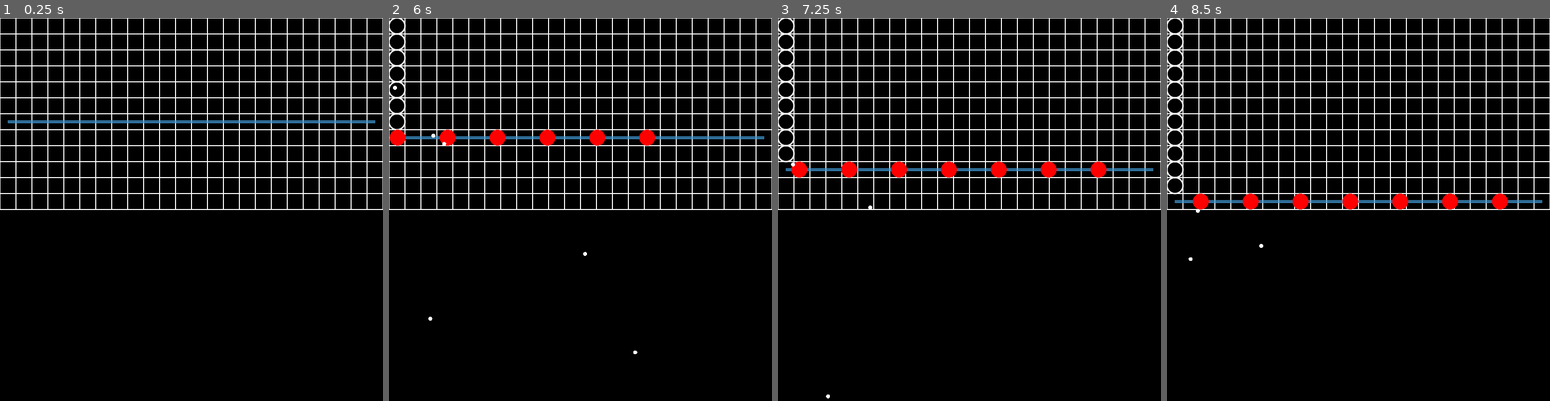
Above: before the commit, frames 1-4 (left to right).
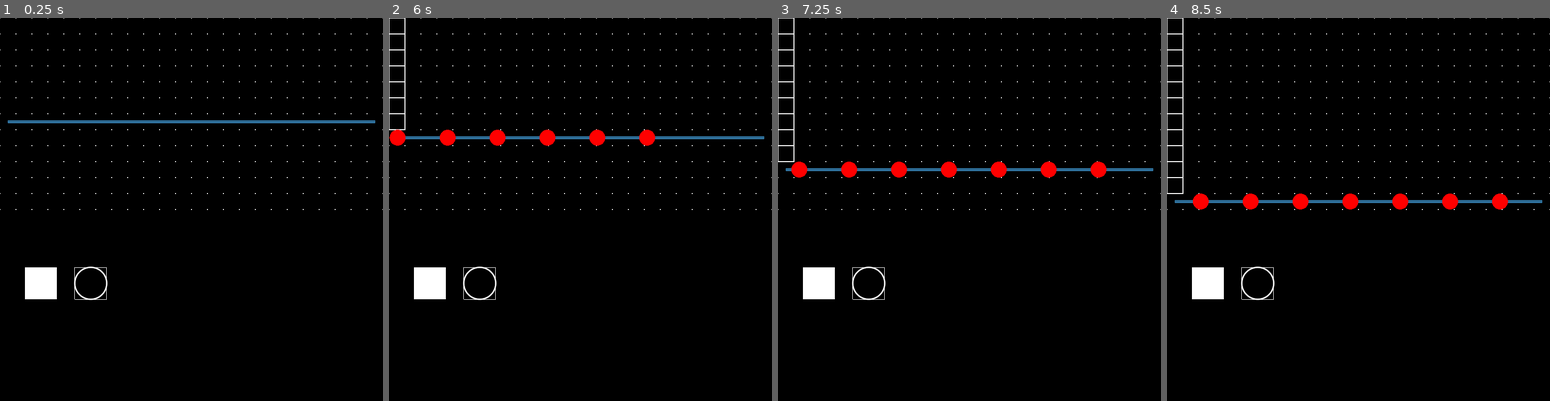
Above: after the commit, the same moments.

Repository: p42ul/Towers
Game: Godot game, scene res://global/Main.tscn
Same seed, same stepped clock (60 frames per second), same inputs: the game is played once before the commit and once after it. Before the commit the project starts from res://Main.tscn.
Inputs (mouse positions are in pixels of both pictures, inside the frame that each line leads up to):
- Up to frame 1 (0.25 s): no input
- Up to frame 2 (6 s): tap Enter at 0.5 s; move the mouse to (392, 21) at 0.52 s; press the mouse at (392, 21) at 0.53 s; right-click (392, 21) at 0.8 s; move the mouse to (392, 37) at 1.27 s; release the mouse at (392, 37) at 1.28 s; right-click (392, 37) at 1.35 s; click (392, 37) at 1.55 s; move the mouse to (392, 52) at 2.02 s; press the mouse at (392, 52) at 2.03 s; right-click (392, 52) at 2.3 s; move the mouse to (392, 71) at 2.77 s; release the mouse at (392, 71) at 2.78 s; right-click (392, 71) at 2.85 s; click (392, 71) at 3.05 s; move the mouse to (392, 86) at 3.52 s; press the mouse at (392, 86) at 3.53 s; right-click (392, 86) at 3.8 s; move the mouse to (392, 102) at 4.27 s; release the mouse at (392, 102) at 4.28 s; right-click (392, 102) at 4.35 s; click (392, 102) at 4.55 s; move the mouse to (392, 117) at 5.02 s; press the mouse at (392, 117) at 5.03 s; right-click (392, 117) at 5.3 s; move the mouse to (392, 132) at 5.77 s; release the mouse at (392, 132) at 5.78 s; right-click (392, 132) at 5.85 s
- Up to frame 3 (7.25 s): click (781, 132) at 6.05 s; move the mouse to (781, 148) at 6.52 s; press the mouse at (781, 148) at 6.53 s; right-click (781, 148) at 6.8 s
- Up to frame 4 (8.5 s): move the mouse to (1170, 167) at 7.27 s; release the mouse at (1170, 167) at 7.28 s; right-click (1170, 167) at 7.35 s; click (1170, 167) at 7.55 s; move the mouse to (1170, 182) at 8.02 s; press the mouse at (1170, 182) at 8.03 s; right-click (1170, 182) at 8.3 s

The runs differ from the first frame. In frame 1, 6.8% of the frame differs, in the area x 0-100%, y 0-74%; in frame 2, 6.9%; in frame 3, 6.9%; in frame 4, 6.9%.

Commit message:
Add two kinds of towers.

Diff:
--- /dev/null
+++ b/buttons/BaseButton.gd
@@ -0,0 +1,16 @@
+extends Node2D
+
+func _ready():
+	BuildTools.connect("tool_changed", self, "_on_tool_changed")
+	# This is the default tool, so start with it filled
+	$RectDrawer.filled = true
+
+func _on_Area2D_input_event(viewport, event, shape_idx):
+	if Input.is_action_pressed("select"):
+		BuildTools.set_tool(BuildTools.BUILD_BASIC)
+
+func _on_tool_changed(new_tool):
+	if new_tool == BuildTools.BUILD_BASIC:
+		$RectDrawer.filled = true
+	else:
+		$RectDrawer.filled = false
--- /dev/null
+++ b/buttons/BaseButton.tscn
@@ -0,0 +1,23 @@
+[gd_scene load_steps=4 format=2]
+
+[ext_resource path="res://drawing/RectDrawer.tscn" type="PackedScene" id=1]
+[ext_resource path="res://buttons/BaseButton.gd" type="Script" id=2]
+
+[sub_resource type="RectangleShape2D" id=3]
+extents = Vector2( 32, 32 )
+
+[node name="BaseButton" type="Node2D"]
+position = Vector2( 50, 500 )
+script = ExtResource( 2 )
+
+[node name="RectDrawer" parent="." instance=ExtResource( 1 )]
+width = 64
+height = 64
+
+[node name="Area2D" type="Area2D" parent="."]
+position = Vector2( 32, 32 )
+
+[node name="CollisionShape2D" type="CollisionShape2D" parent="Area2D"]
+shape = SubResource( 3 )
+
+[connection signal="input_event" from="Area2D" to="." method="_on_Area2D_input_event"]
--- /dev/null
+++ b/buttons/ShooterButton.gd
@@ -0,0 +1,14 @@
+extends Node2D
+
+func _ready():
+	BuildTools.connect("tool_changed", self, "_on_tool_changed")
+
+func _on_Area2D_input_event(viewport, event, shape_idx):
+	if Input.is_action_pressed("select"):
+		BuildTools.set_tool(BuildTools.BUILD_SHOOT)
+
+func _on_tool_changed(new_tool):
+	if new_tool == BuildTools.BUILD_SHOOT:
+		$ArcDrawer.filled = true
+	else:
+		$ArcDrawer.filled = false
--- /dev/null
+++ b/buttons/ShooterButton.tscn
@@ -0,0 +1,28 @@
+[gd_scene load_steps=5 format=2]
+
+[ext_resource path="res://drawing/ArcDrawer.tscn" type="PackedScene" id=1]
+[ext_resource path="res://drawing/RectDrawer.tscn" type="PackedScene" id=2]
+[ext_resource path="res://buttons/ShooterButton.gd" type="Script" id=3]
+
+[sub_resource type="RectangleShape2D" id=1]
+extents = Vector2( 32, 32 )
+
+[node name="ShooterButton" type="Node2D"]
+position = Vector2( 150, 500 )
+script = ExtResource( 3 )
+
+[node name="RectDrawer" parent="." instance=ExtResource( 2 )]
+width = 64
+height = 64
+
+[node name="ArcDrawer" parent="." instance=ExtResource( 1 )]
+position = Vector2( 16, 16 )
+radius = 32
+
+[node name="Area2D" type="Area2D" parent="."]
+position = Vector2( 32, 32 )
+
+[node name="CollisionShape2D" type="CollisionShape2D" parent="Area2D"]
+shape = SubResource( 1 )
+
+[connection signal="input_event" from="Area2D" to="." method="_on_Area2D_input_event"]
--- /dev/null
+++ b/drawing/ArcDrawer.gd
@@ -0,0 +1,15 @@
+extends Node2D
+
+export var line_width = 2.0
+export var radius = 0
+export var color = Color.white
+export var filled = false
+
+func _process(_delta):
+	self.update()
+
+func _draw():
+	if self.filled:
+		draw_circle(self.transform.get_origin(), self.radius, self.color)
+	else:
+		draw_arc(self.transform.get_origin(), self.radius, 0, 2*PI, 360, self.color, self.line_width, true)
--- /dev/null
+++ b/drawing/ArcDrawer.tscn
@@ -0,0 +1,7 @@
+[gd_scene load_steps=2 format=2]
+
+[ext_resource path="res://drawing/ArcDrawer.gd" type="Script" id=1]
+
+[node name="ArcDrawer" type="Node2D"]
+show_behind_parent = true
+script = ExtResource( 1 )
--- /dev/null
+++ b/drawing/RectDrawer.gd
@@ -0,0 +1,14 @@
+extends Node2D
+
+export var width = 0
+export var height = 0
+export var color = Color.red
+export var filled = false
+export var line_width = 1.0
+export var is_active = true
+
+func _process(_delta):
+	self.update()
+
+func _draw():
+	draw_rect(Rect2(0, 0, self.width, self.height), self.color, self.filled, self.line_width)
--- /dev/null
+++ b/drawing/RectDrawer.tscn
@@ -0,0 +1,7 @@
+[gd_scene load_steps=2 format=2]
+
+[ext_resource path="res://drawing/RectDrawer.gd" type="Script" id=1]
+
+[node name="RectDrawer" type="Node2D"]
+script = ExtResource( 1 )
+color = Color( 1, 1, 1, 1 )
--- /dev/null
+++ b/global/BuildTools.gd
@@ -0,0 +1,20 @@
+extends Node2D
+
+var shooter_instance = preload("res://towers/Tower_Shooter.tscn")
+var basic_instance = preload("res://towers/Tower_Basic.tscn")
+
+enum {BUILD_BASIC, BUILD_SHOOT}
+
+signal tool_changed(new_tool)
+
+var selected_tool = BUILD_BASIC
+var tower = basic_instance
+
+
+func set_tool(new_tool):
+	self.selected_tool = new_tool
+	if new_tool == BUILD_BASIC:
+		self.tower = basic_instance
+	elif new_tool == BUILD_SHOOT:
+		self.tower = shooter_instance
+	emit_signal("tool_changed", new_tool)
--- a/Main.tscn
+++ b/global/Main.tscn
@@ -1,7 +1,9 @@
-[gd_scene load_steps=4 format=2]
+[gd_scene load_steps=6 format=2]
 
-[ext_resource path="res://MobPath.gd" type="Script" id=1]
-[ext_resource path="res://mob/MobSpawner.gd" type="Script" id=4]
+[ext_resource path="res://buttons/ShooterButton.tscn" type="PackedScene" id=1]
+[ext_resource path="res://mob/MobSpawner.gd" type="Script" id=3]
+[ext_resource path="res://mob/MobPath.gd" type="Script" id=4]
+[ext_resource path="res://buttons/BaseButton.tscn" type="PackedScene" id=5]
 
 [sub_resource type="Curve2D" id=2]
 _data = {
@@ -11,12 +13,12 @@
 [node name="Main" type="Node2D"]
 
 [node name="MobSpawner" type="Node2D" parent="."]
-script = ExtResource( 4 )
+script = ExtResource( 3 )
 
 [node name="MobPath" type="Path2D" parent="MobSpawner"]
 z_index = 1
 curve = SubResource( 2 )
-script = ExtResource( 1 )
+script = ExtResource( 4 )
 __meta__ = {
 "_edit_group_": true
 }
@@ -30,4 +32,10 @@
 mouse_filter = 2
 border_width = 4.7
 
+[node name="Buttons" type="Node2D" parent="."]
+
+[node name="BaseButton" parent="Buttons" instance=ExtResource( 5 )]
+
+[node name="ShooterButton" parent="Buttons" instance=ExtResource( 1 )]
+
 [connection signal="timeout" from="MobSpawner/MobTimer" to="MobSpawner" method="_on_MobTimer_timeout"]
--- a/grid/ArcDrawer.gd
+++ /dev/null
@@ -1,17 +0,0 @@
-extends Node2D
-
-export var line_width = 2.0
-var radius = 0
-var is_active = false
-
-func set_radius(r: int):
-	self.position.x = r/2
-	self.position.y = r/2
-	self.radius = r
-
-func _process(_delta):
-	self.update()
-
-func _draw():
-	if self.is_active:
-		draw_arc(self.transform.get_origin(), self.radius, 0, 2*PI, 360, Color.white, self.line_width, true)
--- a/grid/GridController.gd
+++ b/grid/GridController.gd
@@ -14,6 +14,12 @@
 var grid_node = load("res://grid/GridNode.tscn")
 
 signal path_changed(path)
+
+func _draw():
+	for x in range(width+1):
+		for y in range(height+1):
+			draw_circle(Vector2(x*grid_node_diameter, y*grid_node_diameter),
+				1.0, Color.white)
 
 func _ready():
 	aStar.reserve_space(width*height+2)
--- a/grid/GridNode.gd
+++ b/grid/GridNode.gd
@@ -2,32 +2,33 @@
 
 var x
 var y
-var has_tower = false
+var radius = 0
+var tower = null
 
 func _input_event(_viewport, _event, _shape_idx):
-	if Input.is_action_pressed("grid_draw"):
+	if Input.is_action_pressed("select"):
 		create_tower()
-	elif Input.is_action_pressed("grid_remove"):
+	elif Input.is_action_pressed("remove"):
 		remove_tower()
 
 func set_radius(r: int):
-	$Tower.set_radius(r)
+	self.radius = r
 	$CollisionShape2D.position.x = r/2
 	$CollisionShape2D.position.y = r/2
 	$CollisionShape2D.scale.x = r
 	$CollisionShape2D.scale.y = r
-	$Outline.rect_size = Vector2(r*2, r*2)
 
 func create_tower():
-	if has_tower:
+	if tower != null:
 		return
 	if GridController.try_create_tower(self.x, self.y):
-		$Tower.set_active(true)
-		has_tower = true
+		var tower = BuildTools.tower.instance()
+		self.add_child(tower)
+		self.tower = tower
 
 func remove_tower():
-	if not has_tower:
+	if tower == null:
 		return
 	GridController.remove_tower(self.x, self.y)
-	$Tower.set_active(false)
-	has_tower = false
+	self.tower.queue_free()
+	self.tower = null
--- a/grid/GridNode.tscn
+++ b/grid/GridNode.tscn
@@ -1,6 +1,5 @@
-[gd_scene load_steps=4 format=2]
+[gd_scene load_steps=3 format=2]
 
-[ext_resource path="res://grid/Tower.tscn" type="PackedScene" id=1]
 [ext_resource path="res://grid/GridNode.gd" type="Script" id=2]
 
 [sub_resource type="RectangleShape2D" id=1]
@@ -15,14 +14,4 @@
 position = Vector2( 1, 1 )
 shape = SubResource( 1 )
 
-[node name="Tower" parent="." instance=ExtResource( 1 )]
-
-[node name="Outline" type="ReferenceRect" parent="."]
-margin_right = 1.0
-margin_bottom = 1.0
-mouse_filter = 2
-border_color = Color( 1, 1, 1, 1 )
-border_width = 1.4
-editor_only = false
-
 [connection signal="input_event" from="." to="." method="_input_event"]
--- a/grid/Tower.tscn
+++ /dev/null
@@ -1,15 +0,0 @@
-[gd_scene load_steps=3 format=2]
-
-[ext_resource path="res://grid/ArcDrawer.gd" type="Script" id=1]
-[ext_resource path="res://grid/Tower.gd" type="Script" id=2]
-
-[node name="Tower" type="Node2D"]
-script = ExtResource( 2 )
-
-[node name="AttackTimer" type="Timer" parent="."]
-wait_time = 0.5
-one_shot = true
-
-[node name="ArcDrawer" type="Node2D" parent="."]
-show_behind_parent = true
-script = ExtResource( 1 )
--- a/project.godot
+++ b/project.godot
@@ -11,12 +11,13 @@
 [application]
 
 config/name="Towers"
-run/main_scene="res://Main.tscn"
-config/icon="res://icon.png"
+run/main_scene="res://global/Main.tscn"
+config/icon="res://assets/icon.png"
 
 [autoload]
 
 GridController="*res://grid/GridController.gd"
+BuildTools="*res://global/BuildTools.gd"
 
 [display]
 
@@ -42,12 +43,12 @@
 
 [input]
 
-grid_draw={
+select={
 "deadzone": 0.5,
 "events": [ Object(InputEventMouseButton,"resource_local_to_scene":false,"resource_name":"","device":0,"alt":false,"shi …(212 unchanged characters)…
  ]
 }
-grid_remove={
+remove={
 "deadzone": 0.5,
 "events": [ Object(InputEventMouseButton,"resource_local_to_scene":false,"resource_name":"","device":0,"alt":false,"shi …(212 unchanged characters)…
  ]
@@ -63,4 +64,4 @@
 vram_compression/import_etc=true
 vram_compression/import_etc2=false
 environment/default_clear_color=Color( 0, 0, 0, 1 )
-environment/default_environment="res://default_env.tres"
+environment/default_environment="res://assets/default_env.tres"
--- /dev/null
+++ b/towers/Tower_Basic.gd
@@ -0,0 +1,8 @@
+extends Node2D
+
+
+
+func _ready():
+	var r = GridController.grid_node_diameter / 2
+	$RectDrawer.width = r*2
+	$RectDrawer.height = r*2
--- /dev/null
+++ b/towers/Tower_Basic.tscn
@@ -0,0 +1,10 @@
+[gd_scene load_steps=3 format=2]
+
+[ext_resource path="res://drawing/RectDrawer.tscn" type="PackedScene" id=1]
+[ext_resource path="res://towers/Tower_Basic.gd" type="Script" id=2]
+
+[node name="Tower_Basic" type="Node2D"]
+script = ExtResource( 2 )
+
+[node name="RectDrawer" parent="." instance=ExtResource( 1 )]
+line_width = 2.0
--- a/grid/Tower.gd
+++ b/towers/Tower_Shooter.gd
@@ -2,17 +2,19 @@
 
 var projectile_instance = preload("res://grid/Projectile.tscn")
 
-var is_active = false
 var attack_range = 128
 var radius = 0
 
-func set_radius(r: int):
+
+func _ready():
+	var r = GridController.grid_node_diameter / 2
 	self.radius = r
-	$ArcDrawer.set_radius(r)
+	$ArcDrawer.radius = r
+	$ArcDrawer.position = Vector2(r/2, r/2)
+	$RectDrawer.width = r*2
+	$RectDrawer.height = r*2
 
 func _process(_delta):
-	if not is_active:
-		return
 	var mobs = get_tree().get_nodes_in_group("mob")
 	if mobs.size() == 0:
 		return
@@ -34,7 +36,3 @@
 		projectile.position += Vector2(self.radius, self.radius) / 4
 		projectile.direction = self.global_position.direction_to(mob.global_position)
 		$AttackTimer.start()
-
-func set_active(active):
-	self.is_active = active
-	$ArcDrawer.is_active = active
--- /dev/null
+++ b/towers/Tower_Shooter.tscn
@@ -0,0 +1,17 @@
+[gd_scene load_steps=4 format=2]
+
+[ext_resource path="res://drawing/ArcDrawer.tscn" type="PackedScene" id=1]
+[ext_resource path="res://towers/Tower_Shooter.gd" type="Script" id=2]
+[ext_resource path="res://drawing/RectDrawer.tscn" type="PackedScene" id=3]
+
+[node name="Tower_Shooter" type="Node2D"]
+script = ExtResource( 2 )
+
+[node name="AttackTimer" type="Timer" parent="."]
+wait_time = 0.5
+one_shot = true
+
+[node name="ArcDrawer" parent="." instance=ExtResource( 1 )]
+
+[node name="RectDrawer" parent="." instance=ExtResource( 3 )]
+line_width = 2.0
Renamed: default_env.tres -> assets/default_env.tres
Renamed: icon.png -> assets/icon.png
Not shown, changed: assets/icon.png.import
Renamed: MobPath.gd -> mob/MobPath.gd
